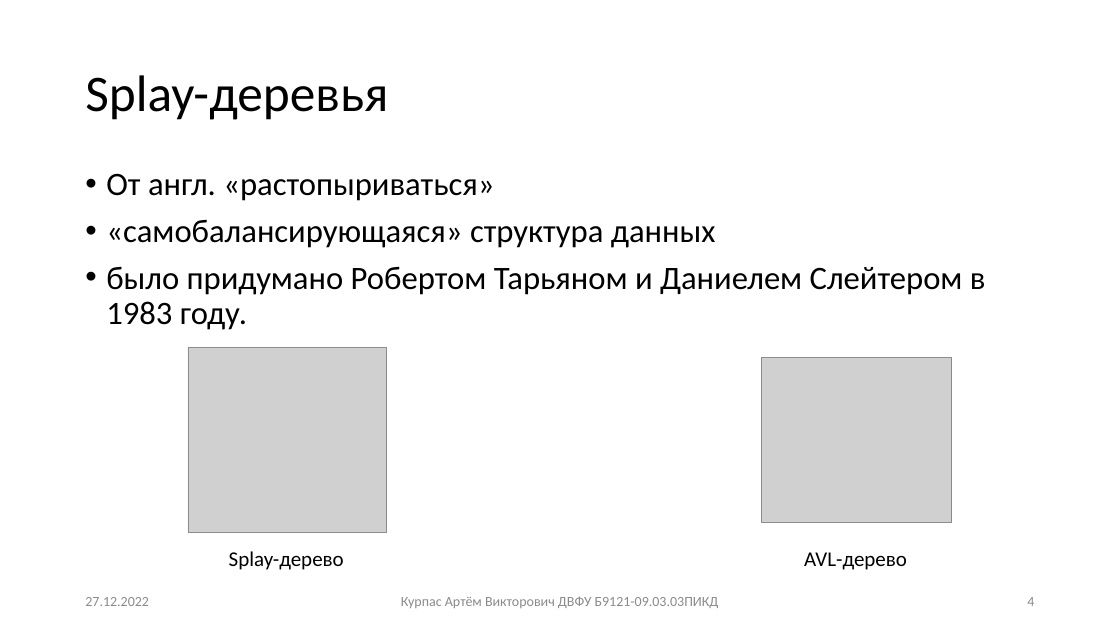
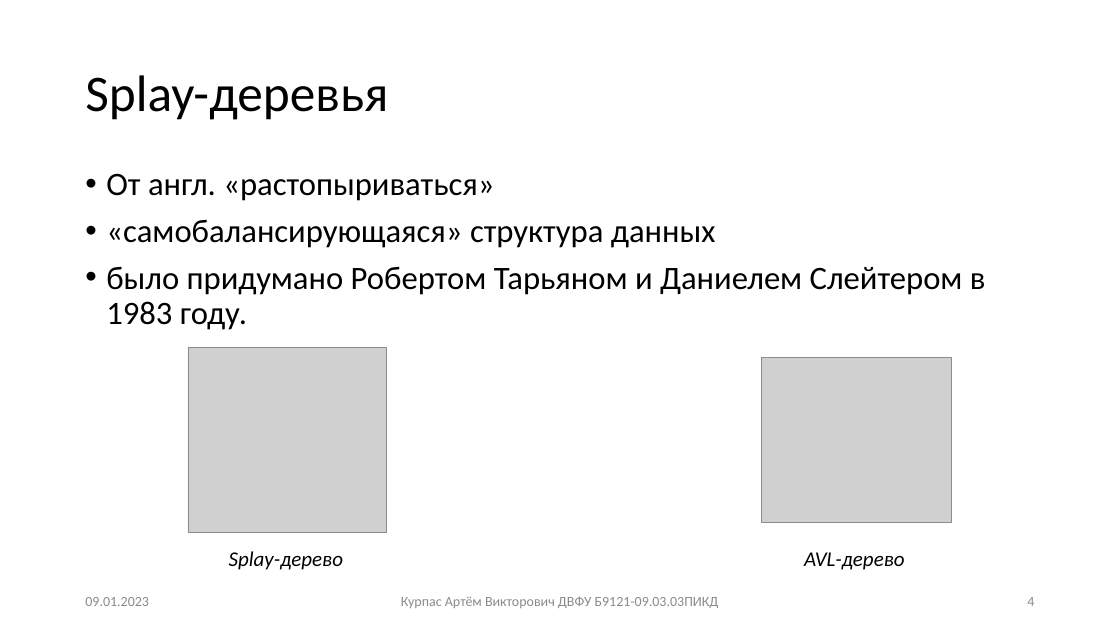
Before and after one commit to TheMeekrok/splay-aa-tree-aisd-2022, a slide deck: slide 4 of docs/presentation.pptx. Drawn at 1120x630 pixels with LibreOffice and Linux fonts; fonts in the diff are those of the drawing; grey boxes stand for pictures. Boxes give left, top, right and bottom in pixels: in the first picture for what was removed or moved away, otherwise in the second. Text is boxed around its words. In the diff, an @@ line names an element or a change of style, - is before the commit and + after.

```diff
--- a/docs/presentation.pptx
+++ b/docs/presentation.pptx
@@ text "Splay-дерево" at (x1=229, y1=551, x2=343, y2=570): italic on @@
@@ text "AVL-дерево" at (x1=804, y1=552, x2=904, y2=570): italic on @@
@@ text at (x1=85, y1=597, x2=149, y2=606): text changed @@
-27.12.2022
+09.01.2023
```
Also in this commit, not shown: 28 other slides changed, 9 slides added, 8 other files.
